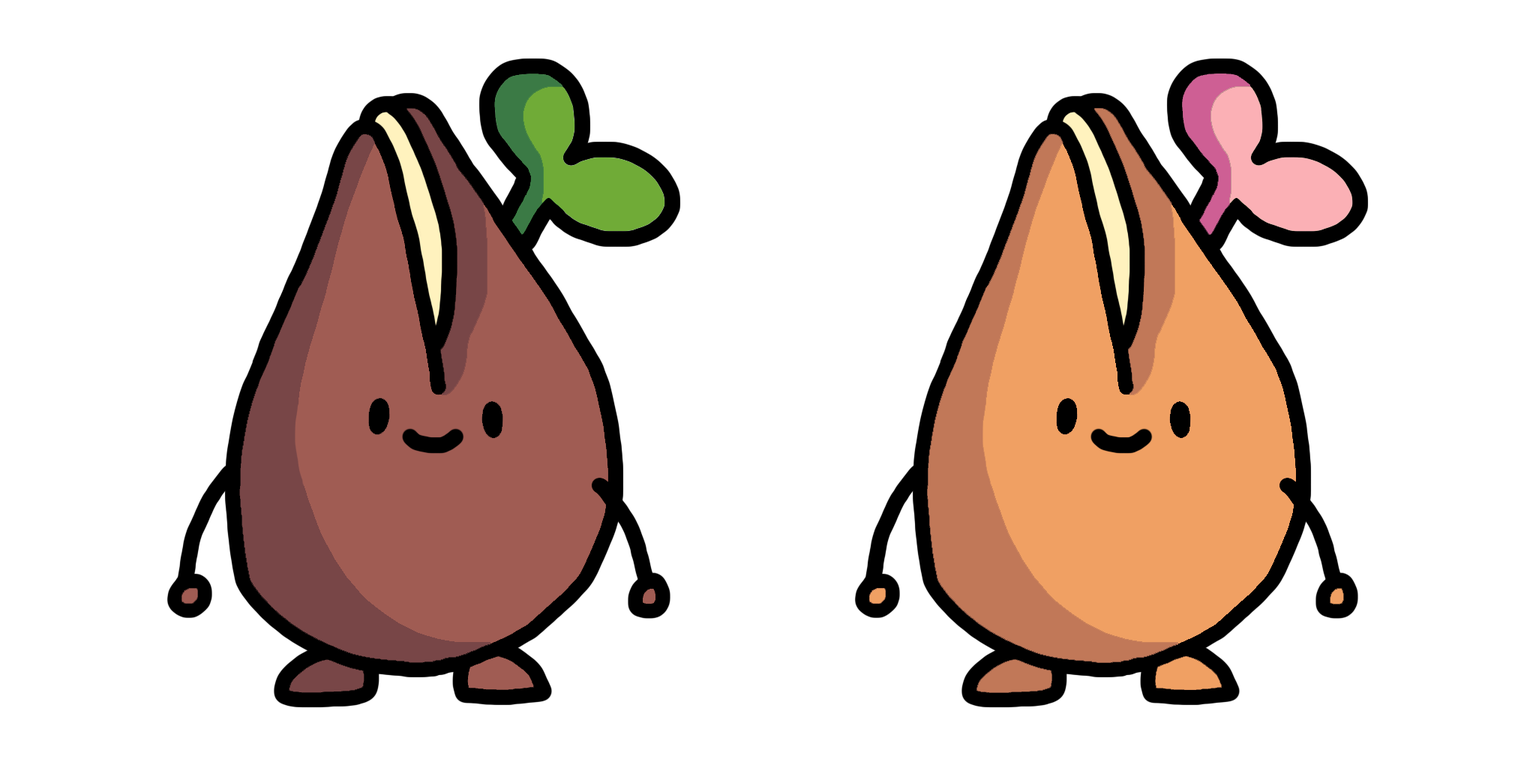
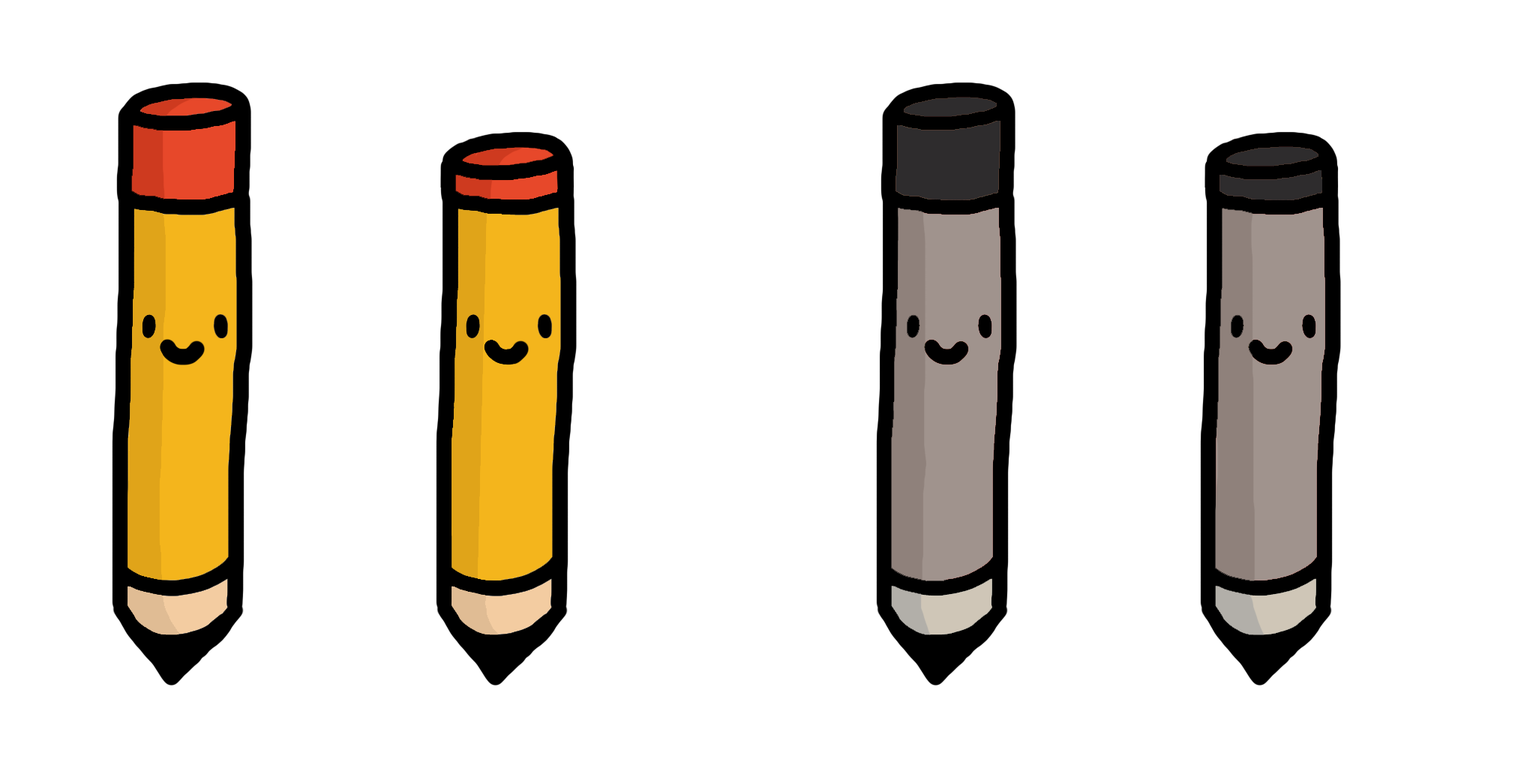
Layered file, before and after one edit (1536x768). Changes by layer:
added layer "Layer 4" above "Chagraine" over [111, 59, 1365, 708]
hid "Chagraine" over [143, 57, 1369, 708]
